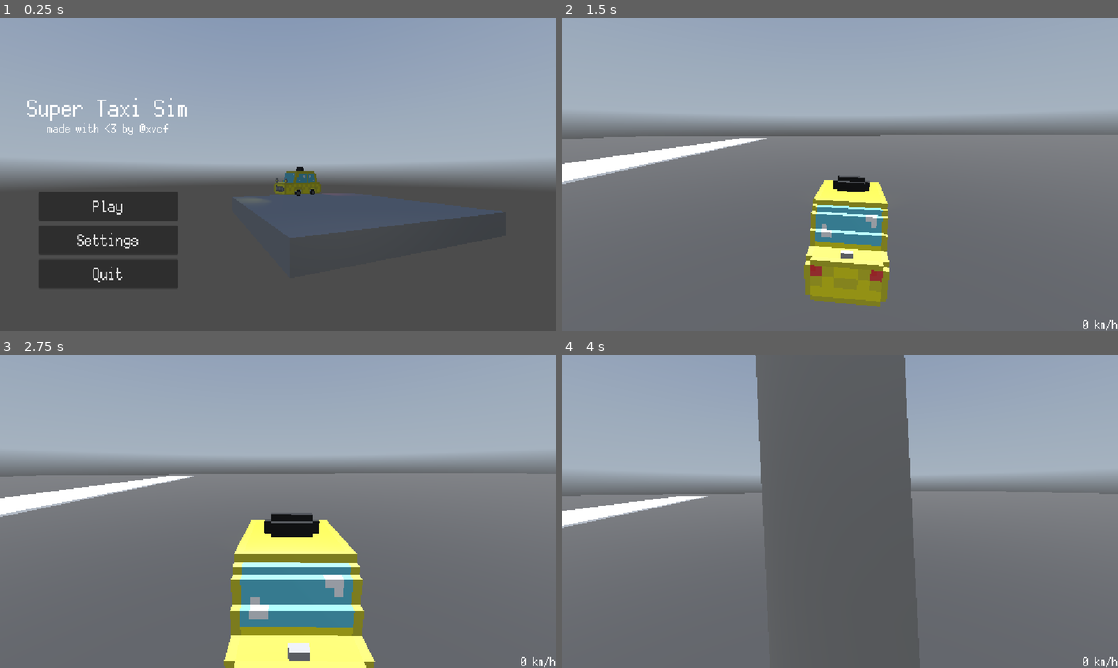
Above: before the commit, frames 1-4 (two rows, left to right).
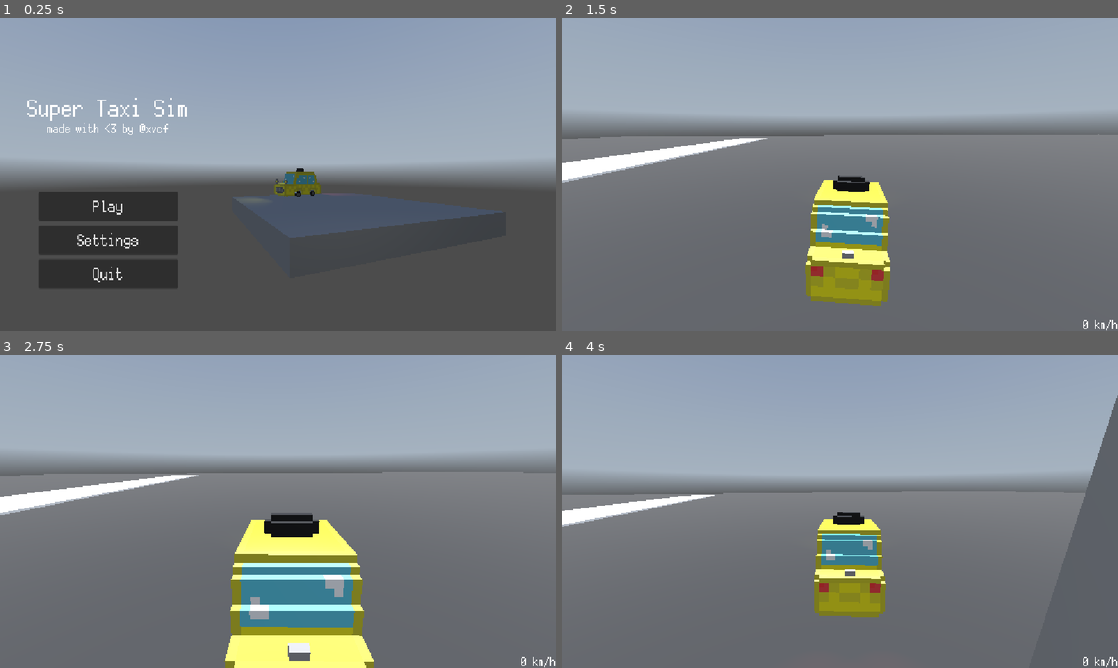
Above: after the commit, the same moments.

Repository: RafaeloxMC/super-taxi-sim
Game: Godot game, scene res://scenes/main_menu.tscn
The game is run twice, just before and just after one commit, with the same random seed, the same clock (stepped at 60 frames per second) and the same inputs. A sky picture missing from this copy of the repository is replaced by a grey-blue gradient.
Inputs:
- Up to frame 1 (0.25 s): no input
- Up to frame 2 (1.5 s): click "Play" at 0.5 s; tap Enter at 1.25 s; hold D (steer_right) from 1.28 s (still down); tap Alt at 1.35 s
- Up to frame 3 (2.75 s): release D (steer_right) at 2.03 s; hold S (brake) from 2.03 s (still down); tap Shift at 2.1 s
- Up to frame 4 (4 s): release S (brake) at 2.78 s; hold D (steer_right) 2.78-3.53 s; tap Alt at 2.85 s; hold W (accelerate) from 3.53 s (still down); tap Shift at 3.6 s

The runs differ from the first frame. In frame 1, 0.2% of the frame differs, in the area x 49-58%, y 47-58%; in frame 2, 0.5%; in frame 3, 0.8%; in frame 4, 21%, in the area x 0-100%, y 0-84%.

Commit message:
Adjust sphere offset so taxi doesnt glide on floor

Diff:
--- a/scripts/taxi.gd
+++ b/scripts/taxi.gd
@@ -1,6 +1,6 @@
 extends RigidBody3D
 
-var sphere_offset = Vector3(0, +0.1, 0)
+var sphere_offset = Vector3(0, +0.0206, 0)
 var acceleration = 35.0
 var steering = 19.0
 var turn_speed = 4.0
